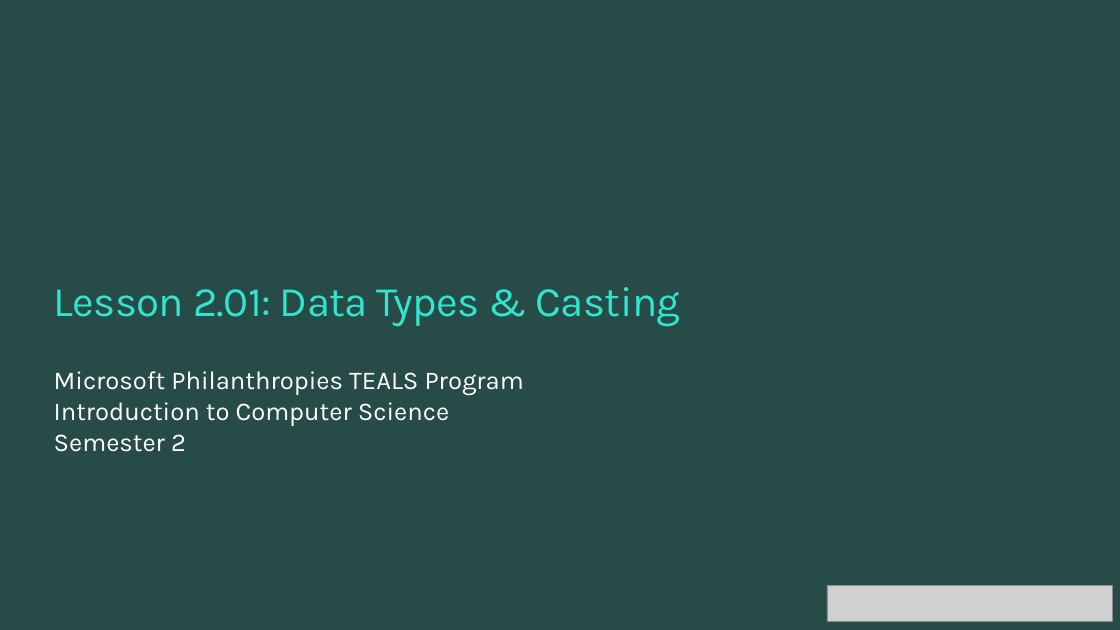
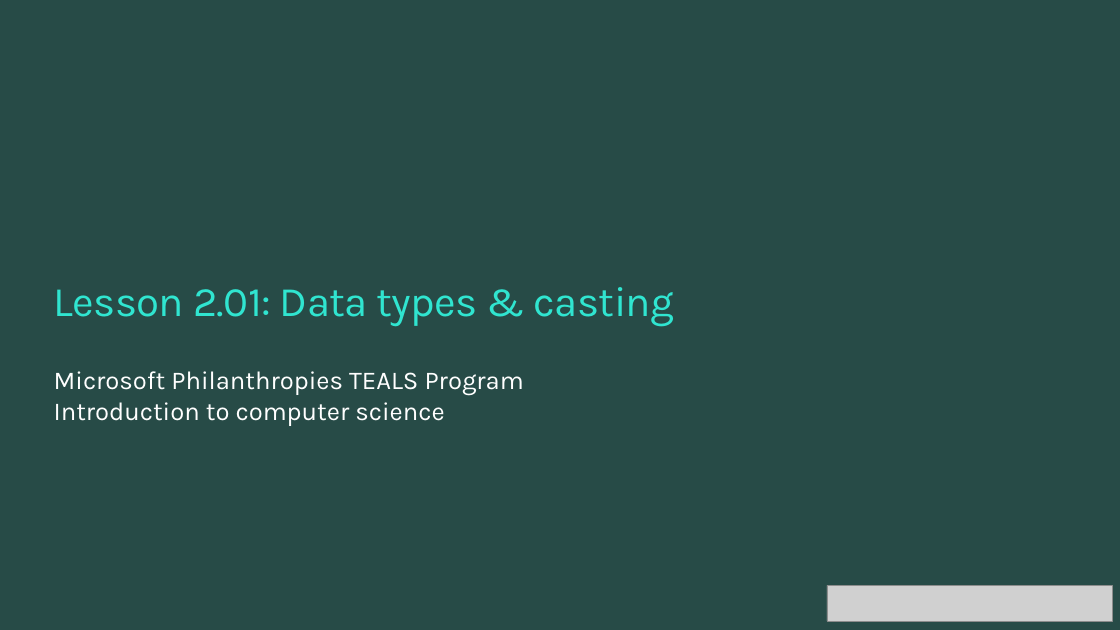
Before and after one commit to TEALSK12/2nd-semester-introduction-to-computer-science, a slide deck: slide 1 of units/2_unit/slidedecks/Intro Python 2.01 TEALS.pptx. Drawn at 1120x630 pixels with LibreOffice and Linux fonts; fonts in the diff are those of the drawing; grey boxes stand for pictures; background and template pictures are left out. Boxes give left, top, right and bottom in pixels: in the first picture for what was removed or moved away, otherwise in the second. Text is boxed around its words. In the diff, an @@ line names an element or a change of style, - is before the commit and + after.

```diff
--- a/units/2_unit/slidedecks/Intro Python 2.01 TEALS.pptx
+++ b/units/2_unit/slidedecks/Intro Python 2.01 TEALS.pptx
@@ title at <box>54,287,675,327</box>: text changed @@
-Lesson 2.01: Data Types & Casting
+Lesson 2.01: Data types & casting
@@ text at <box>54,402,444,426</box>: text changed @@
-Introduction to Computer Science
-Semester 2
+Introduction to computer science
```
Also in this commit, not shown: 9 other slides changed.
